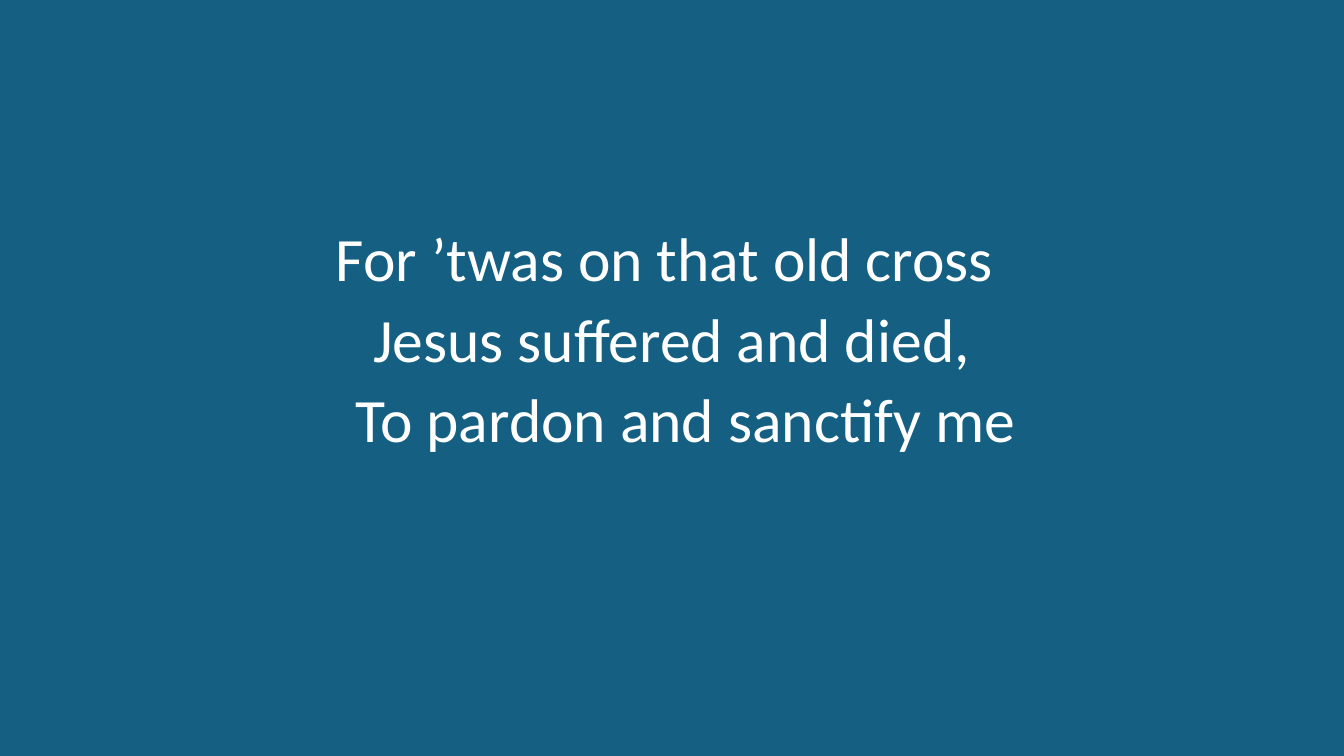
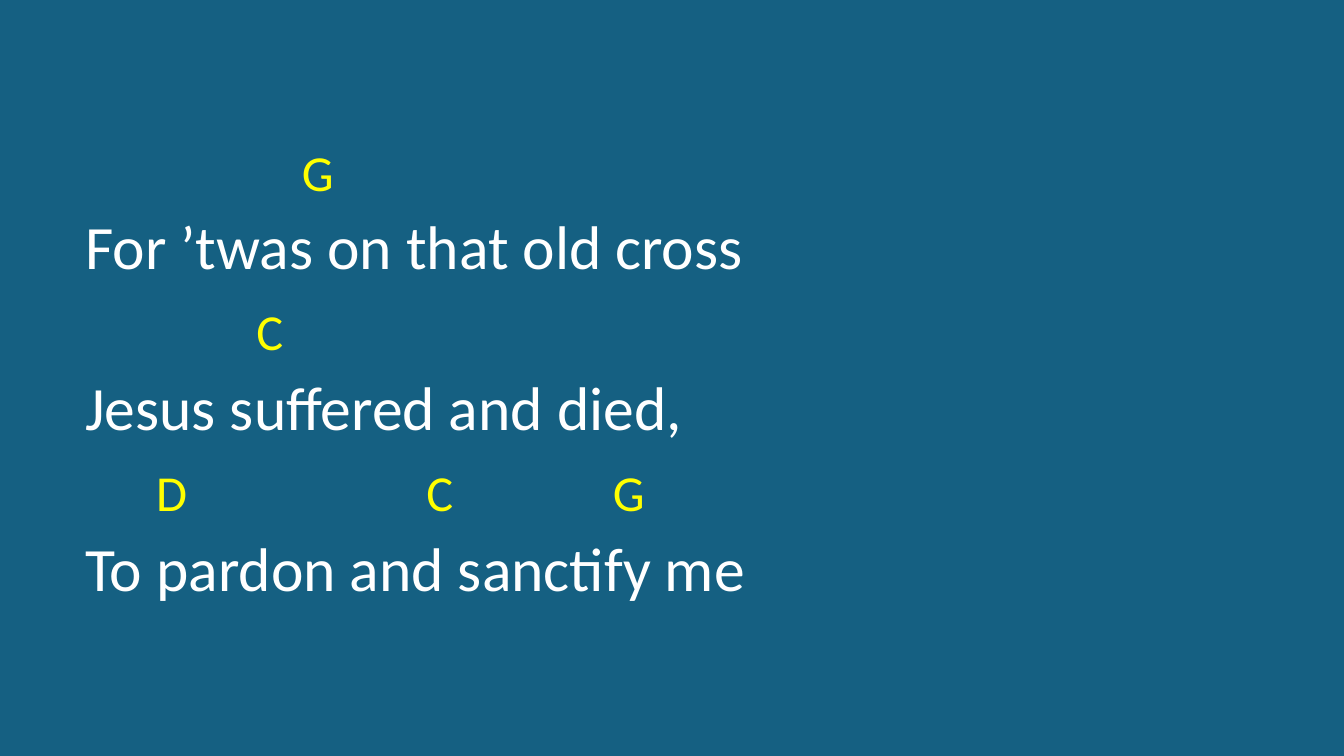
Before and after one commit to kendall412/worship, a slide deck: slide 9 of Old Rugged Cross_chords.pptx (slide 11 before the commit). Drawn at 1344x756 pixels with LibreOffice and Linux fonts; fonts in the diff are those of the drawing. Boxes give left, top, right and bottom in pixels: in the first picture for what was removed or moved away, otherwise in the second. Text is boxed around its words. In the diff, an @@ line names an element or a change of style, - is before the commit and + after.

```diff
--- a/Old Rugged Cross_chords.pptx
+++ b/Old Rugged Cross_chords.pptx
@@ subtitle at bbox=[302, 158, 334, 192]: paragraph added @@
+G
@@ subtitle at bbox=[85, 226, 745, 601]: alignment centre to left @@
@@ subtitle at bbox=[256, 317, 283, 351]: paragraph added @@
+C
@@ subtitle at bbox=[156, 478, 645, 512]: paragraph added @@
+D C G
```
Also in this commit, not shown: 8 other slides changed, 3 slides removed, 6 other files.
